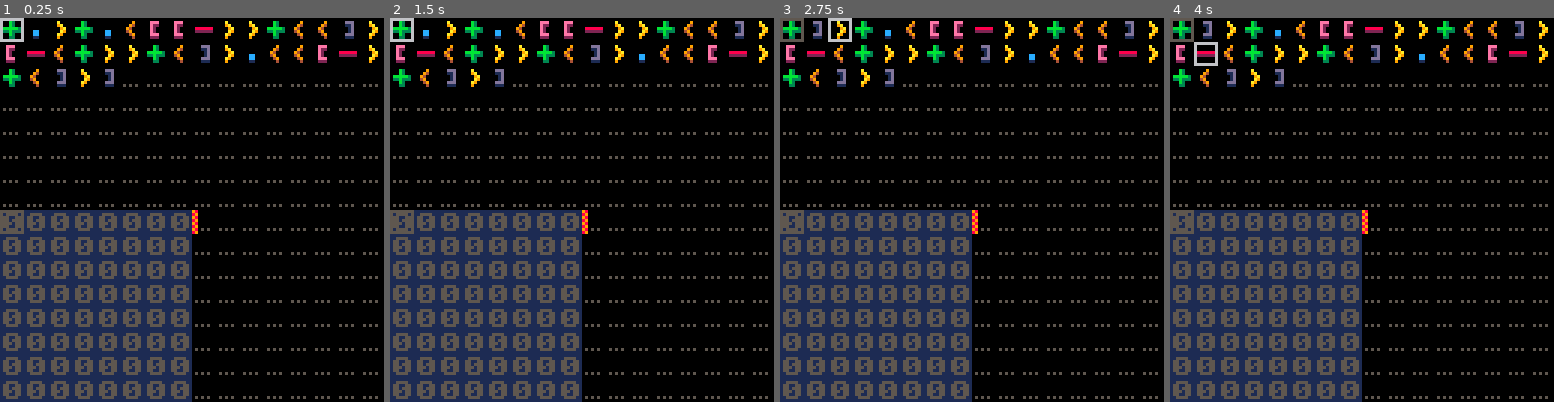
Above: before the commit, frames 1-4 (left to right).
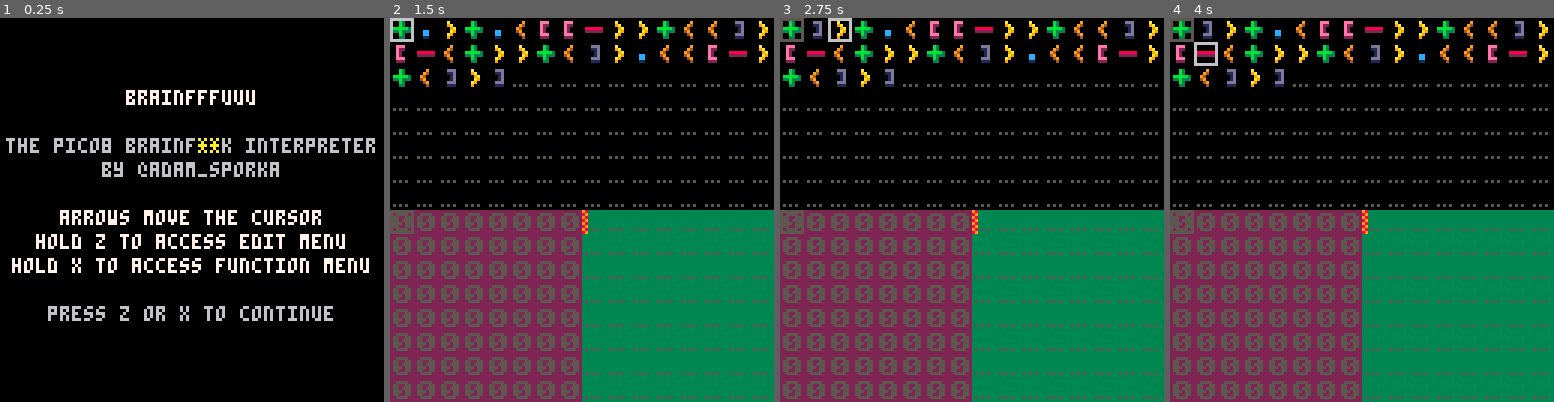
Above: after the commit, the same moments.

Repository: adam-sporka/pico-8-projects
Game: PICO-8 cartridge brainfxxk/brainlove.p8
Two runs of this game, one before a commit and one after it. Both use one fixed random seed, a clock stepped at 60 frames per second and the inputs below.
Inputs:
- Up to frame 1 (0.25 s): no input
- Up to frame 2 (1.5 s): tap X (X key) at 0.33, 1.07 s; tap O (Z key) at 0.7 s
- Up to frame 3 (2.75 s): hold Right 1.6-2.1 s; tap O (Z key) at 1.7, 2.1, 2.5 s; tap X (X key) at 1.85 s; hold Up 2.15-2.42 s; hold Right from 2.47 s (still down)
- Up to frame 4 (4 s): tap O (Z key) at 2.9, 3.3, 3.7 s; tap X (X key) at 2.97 s; release Right at 3.03 s; hold Left 3.08-3.58 s; hold Down 3.63-3.97 s

The runs differ from the first frame. In frame 1, 37% of the frame differs, in the area x 0-99%, y 0-100%; in frame 2, 38%, in the area x 0-100%, y 50-100%; in frame 3, 38%; in frame 4, 38%.

Commit message:
Brainf**k (2017-04-19): Menu

Diff:
--- a/brainfxxk/brainlove.p8
+++ b/brainfxxk/brainlove.p8
@@ -1,9 +1,8 @@
 pico-8 cartridge // http://www.pico-8.com
-version 7
+version 9
 __lua__
 --brainf... oh, we're pg-13?
---brainlove interpreter
---very early prototype
+--brainlove engine @adam_sporka
 
 base=8
 size=base*base
@@ -223,7 +222,7 @@
 end
 
 function draw_memory()
-	rectfill(0,64,63,127,1)
+	rectfill(0,64,63,127,2)
 	for a=1,size do
 		x,y=wrap(a)
 		spr(memory[a]+64,x*gsize,y*gsize+64)
@@ -233,6 +232,7 @@
 end
 
 function draw_output()
+	rectfill(64,64,127,127,3)
 	for a=1,#output do
 		x,y=wrap(a)
 		spr(output[a]+64,64+x*gsize,64+y*gsize)
@@ -276,19 +276,21 @@
 end
 
 menu_choices={}
-menu_choices[0]="back"
+menu_choices[0]="exit this menu"
 menu_choices[1]="restart"
 menu_choices[2]="stop"
 menu_choices[3]="clear all"
 
 function draw_menu()
+	print("function menu",68,68,6)
 	for a=0,#menu_choices do
 		color=5
 		if menu_selection==a then
 			color=7
 		end
-		print(menu_choices[a],68,68+a*8,color)
-	end
+		print(menu_choices[a],68,10+68+a*6,color)
+	end
+	print("u/d:choose item",68,122,6)
 end
 
 function exec_menu()
@@ -307,27 +309,80 @@
 	return x,y
 end
 
+function ctr(s,y,c)
+	x=64-#s*2
+	print(s,x,y,c)
+	return x
+end
+
+function ctru(s,y,c)
+ x=ctr(s,y,c)
+ for a=1,#s do
+  print("_",x+(a-1)*4,y+2)
+ end
+end
+
+ic=0
+function draw_intro()
+	ic+=0.25
+	ctr("brainfffuuu",24,7)
+	ctr("the pico8 brainf  k interpreter",40,6)
+	ctr("                **             ",40,8+ic%8)
+	ctr("by @adam_sporka",48,6)
+	ctr("arrows move the cursor",64,7)
+	ctr("hold z to access edit menu",72,7)
+	ctr("hold x to access function menu",80,7)
+	ctr("press z or x to continue",96,6)
+end
+
+function box(s,x,y)
+	l=#s
+	x=x-2*l-1
+	rectfill(x,y,x+l*4,y+6,1)
+	print(s,x+1,y+1,7)
+end
+
+function draw_overlay()
+	box(" edit your ",64,4)
+	box(" code here ",64,10)
+	box(" this shows ",32,86)
+	box(" the memory ",32,92)
+	box(" this shows ",96,86)
+	box(" the output ",96,92)
+	box("use arrow keys and z/x",64,116)
+	box("now press z or x to continue",64,122)
+end
+
 function draw_cell_edit()
-	print("up/dn:",68,68,6)
+	print("edit menu",68,68,6)
 	for a=min_op,max_op do
 		x,y=wrap_cell_edit(a)
 		spr(16+a,68+x*8,68+8+y*8)
 	end
 	x,y=wrap_cell_edit(prog[curs])
 	spr(33,68+x*8,68+8+y*8)
+	print("u/d:choose op.",68,116,6)
+	print("l:del r:ins",68,122,6)
 end
 
 function _draw()
-	rectfill(0,0,127,127,0)
-	draw_code()
-	draw_memory()
-	draw_cursor()
-	if ui==0 then
-		draw_output()
-	elseif ui==1 then
-		draw_menu()
-	elseif ui==2 then
-		draw_cell_edit()
+	cls()
+	if ui==3 then
+		draw_intro()
+	else
+		draw_code()
+		draw_memory()
+		draw_cursor()
+		if ui==0 or ui==4 then
+			draw_output()
+		elseif ui==1 then
+			draw_menu()
+		elseif ui==2 then
+			draw_cell_edit()
+		end
+		if ui==4 then
+			draw_overlay()
+		end
 	end
 end
 
@@ -335,7 +390,7 @@
 	for a=curs,size*2 do
 		prog[a]=prog[a+1]
 	end
-	prog[size]=0
+	prog[size*2]=0
 	if pc>curs then pc-=1 end
 end
 
@@ -349,6 +404,18 @@
 
 function _update()
 	upd_keys()
+	if ui==3 then
+		if is_released(4) or is_released(5) then
+			ui=4
+		end
+		return
+	end
+	if ui==4 then
+		if is_released(4) or is_released(5) then
+			ui=0
+		end
+		return
+	end
 	if ui==1 then
 		if is_pressed(2) then
 			menu_selection-=1
@@ -386,7 +453,7 @@
 			elseif btnp(3) then curs+=base*2
 			end
 			if curs<1 then curs=1 end
-			if curs>size then curs=size end
+			if curs>size*2 then curs=size*2 end
 		end
 		if state==1 then
 			exec_step()
@@ -395,6 +462,7 @@
 end
 
 function _init()
+	ui=3
 	init_keys()
 	initialize_memory()
 	fetch_prog()
